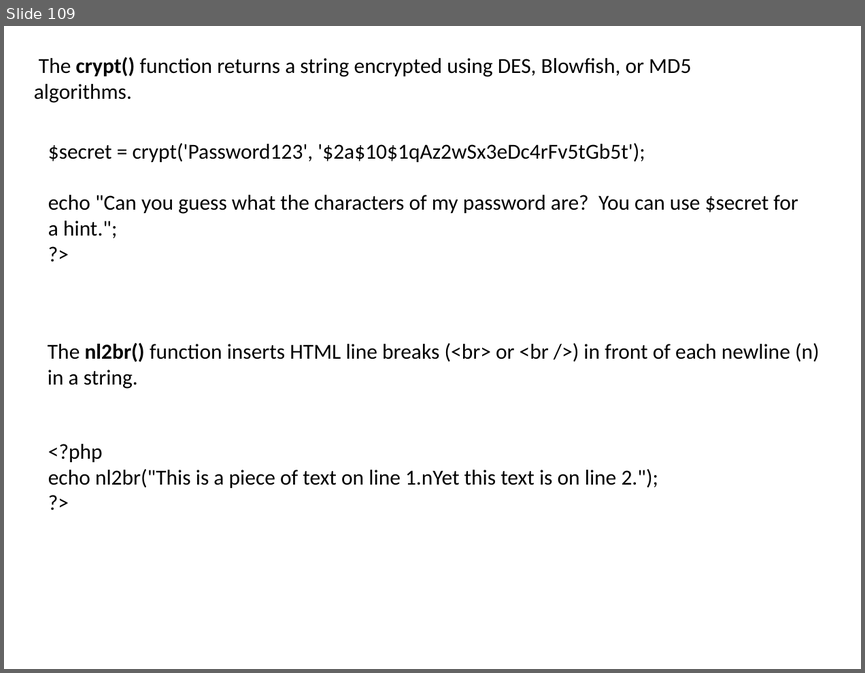
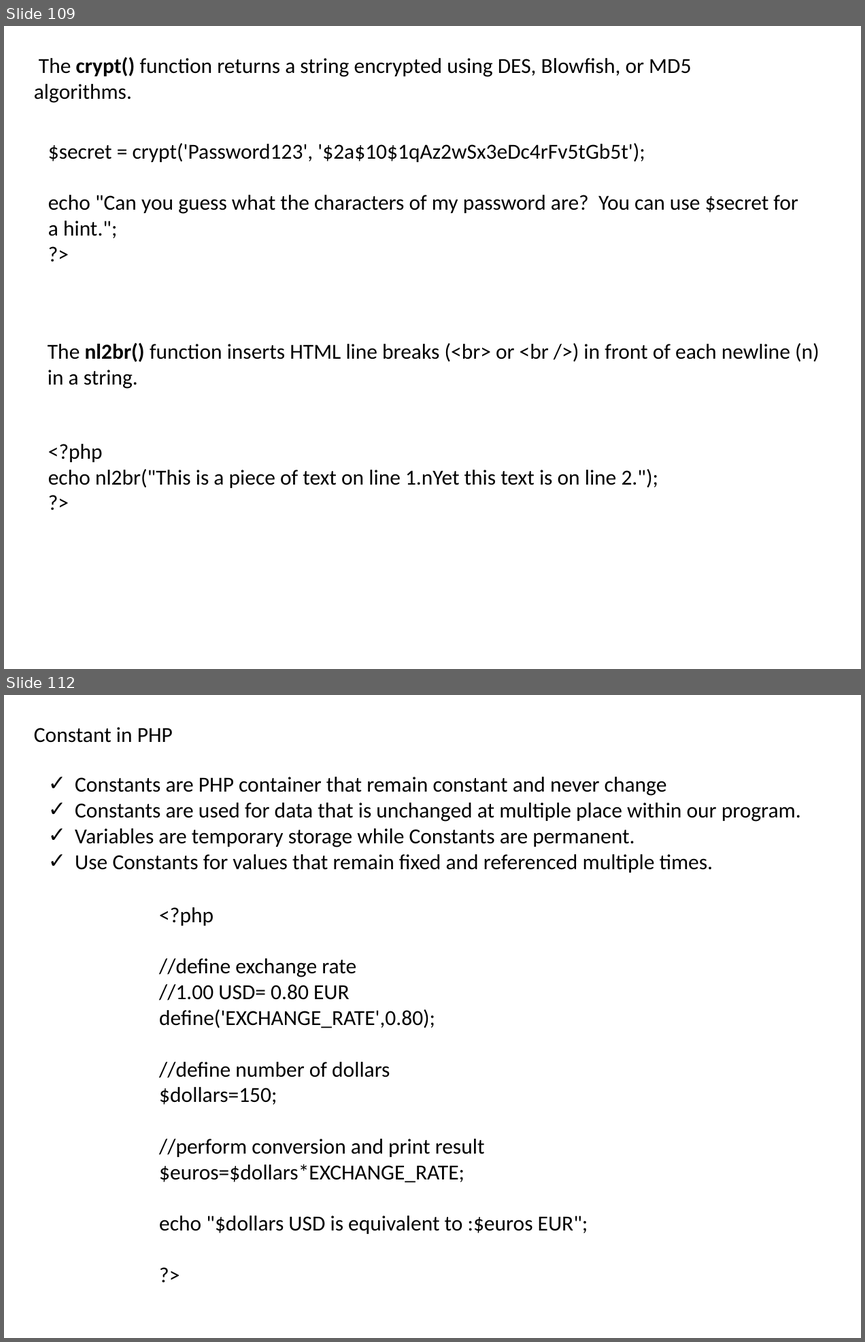
Before and after one commit to sanjay70sharma/PHP, a slide deck: PHP.pptx. Shown one above the other, each under a label of ours: slide 109 before the commit, slides 109 and 112 after it; the slides between them are not shown. The pictures are 865x673 and 865x1342 pixels, drawn with LibreOffice and Linux fonts; fonts in the diff are those of the drawing. Boxes give left, top, right and bottom in pixels: in the first picture for what was removed or moved away, otherwise in the second. Text is boxed around its words. In the diff, an @@ line names an element or a change of style, - is before the commit and + after.

```diff
--- a/PHP.pptx
+++ b/PHP.pptx
@@ slide 112 added at box(4, 695, 861, 1338), background #FFFFFF @@
@@ text added at box(34, 727, 173, 743), 18 pt, text #000000 @@
+Constant in PHP
@@ text added at box(75, 777, 801, 872), 18 pt, text #000000 @@
+✓ Constants are PHP container that remain constant and never change
+✓ Constants are used for data that is unchanged at multiple place within our program.
+✓ Variables are temporary storage while Constants are permanent.
+✓ Use Constants for values that remain fixed and referenced multiple times.
@@ text added at box(159, 907, 588, 1234), 18 pt, text #000000 @@
+<?php
+//define exchange rate
+//1.00 USD= 0.80 EUR
+define('EXCHANGE_RATE',0.80);
+//define number of dollars
+$dollars=150;
+//perform conversion and print result
+$euros=$dollars*EXCHANGE_RATE;
+echo "$dollars USD is equivalent to :$euros EUR";
+?>
```
Also in this commit, not shown: 26 other slides added.
